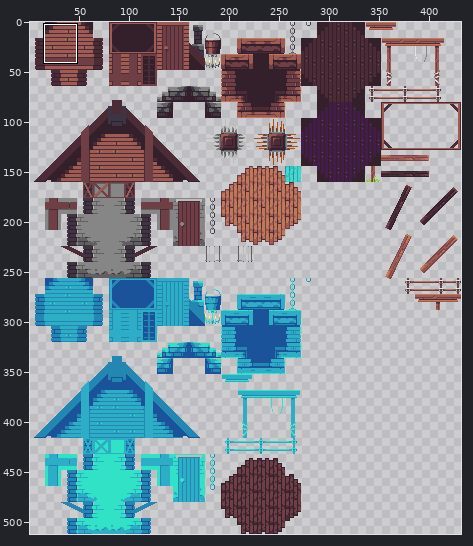
Edited in one commit: sprite sheet (assets/levels/tilesets/tileset_house.png). The first picture is a wide view before the edit; the outline marks the close-up.
Close-up. Before the commit:
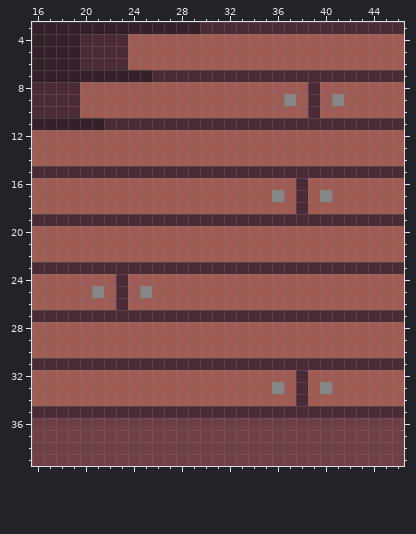
The file is 432x512 pixels. Shown: x 16..46, y 3..39. The wide view leaves out empty margins.
After:
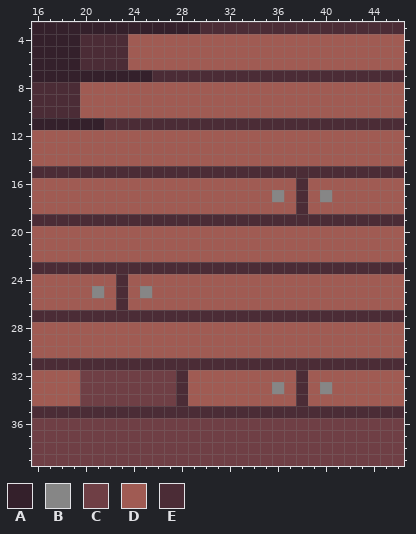
Palette (. is transparent): A #34202b  B #868686  C #6f3f45  D #a05b53  E #4b2c36
From old to new:
@@ x 35..43 @@
  7 EEEEEEEEE
- 8 DDDDEDDDD
- 9 DDBDEDBDD
-10 DDDDEDDDD
+ 8 DDDDDDDDD
+ 9 DDDDDDDDD
+10 DDDDDDDDD
 11 EEEEEEEEE
@@ x 18..30 @@
 31 EEEEEEEEEEEEE
-32 DDDDDDDDDDDDD
-33 DDDDDDDDDDDDD
-34 DDDDDDDDDDDDD
+32 DDCCCCCCCCEDD
+33 DDCCCCCCCCEDD
+34 DDCCCCCCCCEDD
 35 EEEEEEEEEEEEE
Where, in picture pixels (left, top, right, bottom), the same in both close-ups:
changed: (284, 82, 344, 118)
changed: (80, 370, 188, 406)
